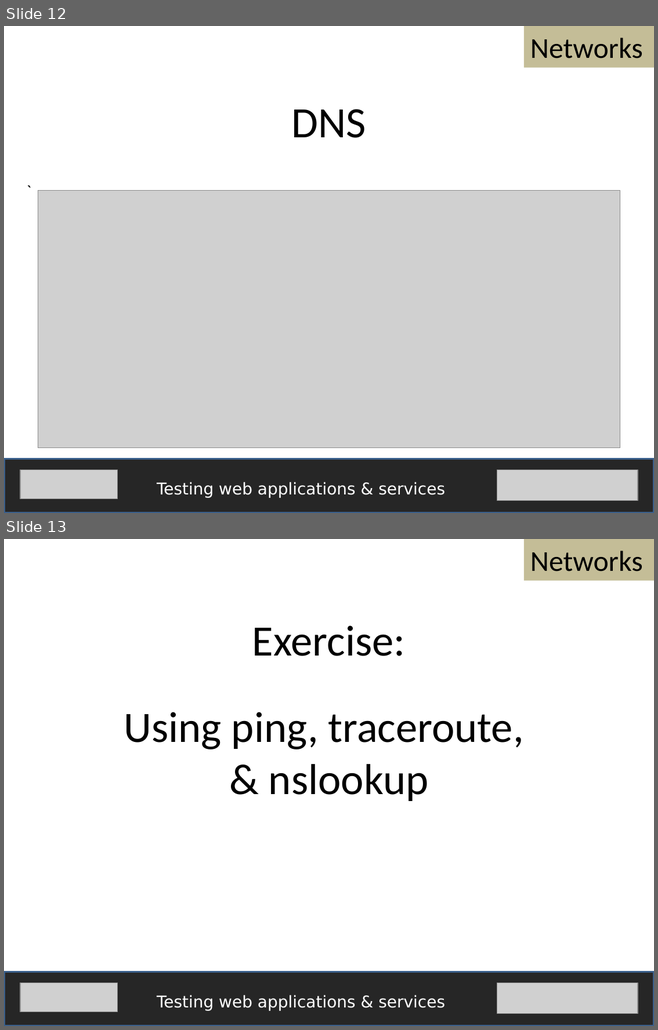
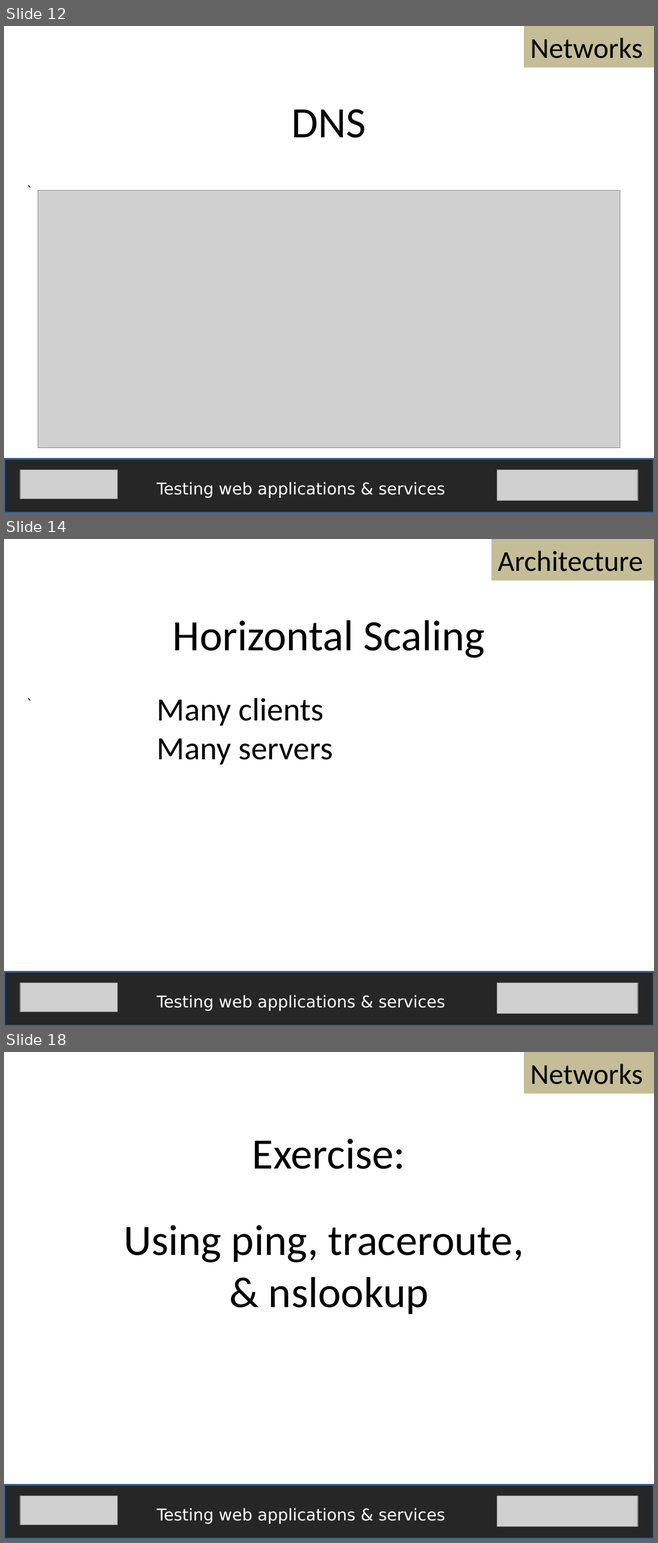
Before and after one commit to fijiaaron/testing-web-apps-and-services, a slide deck: presentations/A technical understanding of the web.pptx. Shown one above the other, each under a label of ours: slides 12 and 13 before the commit, slides 12, 14 and 18 after it; the slides between them are not shown. The pictures are 658x1030 and 658x1543 pixels, drawn with LibreOffice and Linux fonts; fonts in the diff are those of the drawing; grey boxes stand for pictures. Boxes give left, top, right and bottom in pixels: in the first picture for what was removed or moved away, otherwise in the second. Text is boxed around its words. In the diff, an @@ line names an element or a change of style, - is before the commit and + after.

Commit message:
updated curriculum itinerary in introduction and added web architecture to technical understanding

```diff
--- a/presentations/A technical understanding of the web.pptx
+++ b/presentations/A technical understanding of the web.pptx
@@ slide 14 added at (4, 539, 654, 1026), background #FFFFFF @@
@@ rectangle added at (491, 539, 654, 581), fill #C4BD97, 32 pt, text #000000 @@
+Architecture
@@ text added at (173, 620, 484, 658), 48 pt, text #000000 @@
+Horizontal Scaling
@@ text added at (20, 690, 150, 716), 18 pt, text #000000 @@
+`
@@ text added at (157, 698, 333, 765), 36 pt, text #000000 @@
+Many clients
+Many servers
@@ rectangle added at (4, 972, 654, 1026), fill #262626, outline #3A5F8C 2 pt @@
@@ picture added at (20, 983, 118, 1012) @@
@@ picture added at (496, 983, 637, 1013) @@
@@ text added at (157, 995, 445, 1011), 18 pt, text #FFFFFF @@
+Testing web applications & services
@@ what was slide 13 is now slide 18 @@
```
Also in this commit, not shown: 4 other slides added, 2 other files.
